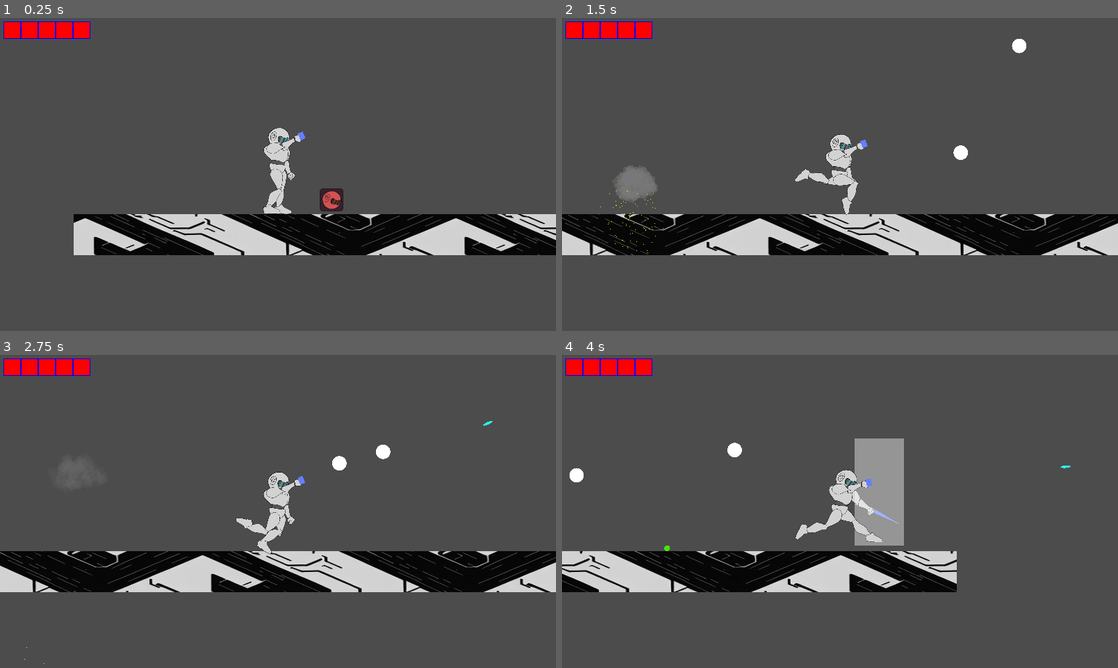
Above: before the commit, frames 1-4 (two rows, left to right).
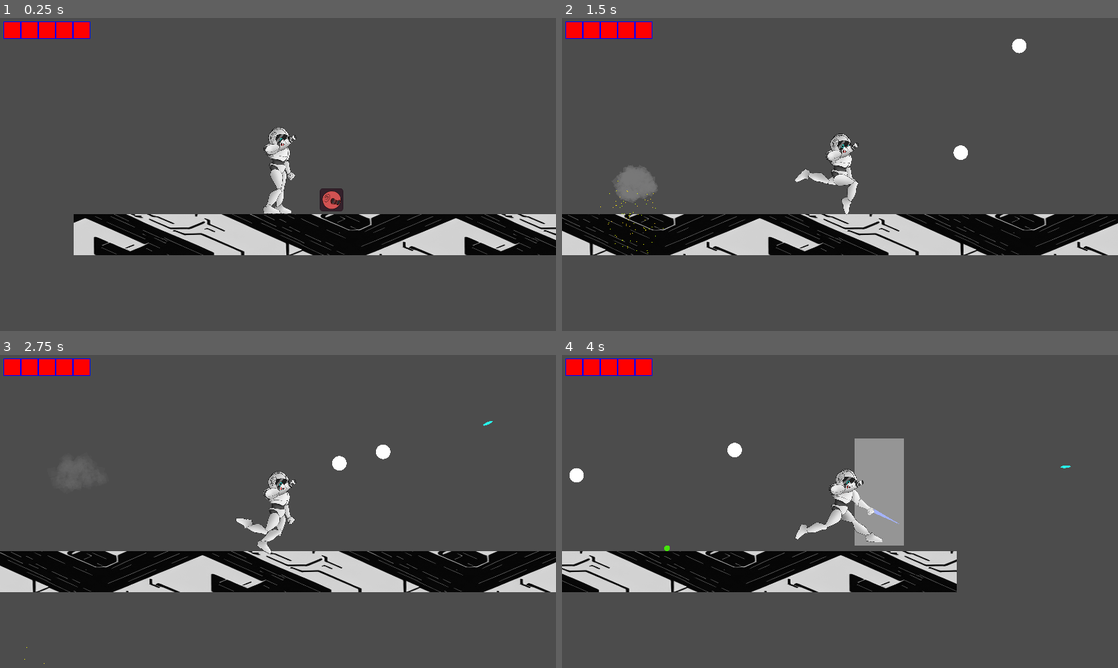
Above: after the commit, the same moments.

Repository: KurzweilTV/AssemblyJam
Game: Godot game, scene res://Test/TestRoom.tscn
Same seed, same stepped clock (60 frames per second), same inputs: the game is played once before the commit and once after it. The project has no main scene, so this scene is started directly.
Inputs (mouse positions are in pixels of both pictures, inside the frame that each line leads up to):
- Up to frame 1 (0.25 s): no input
- Up to frame 2 (1.5 s): tap Enter (ui_accept) at 0.5, 0.77 s; move the mouse to (962, 158) at 0.52 s; press the mouse at (962, 158) at 0.53 s; hold Right (ui_right) from 0.53 s (still down); move the mouse to (728, 190) at 1.27 s; release the mouse at (728, 190) at 1.28 s; click (728, 190) at 1.35 s
- Up to frame 3 (2.75 s): tap Enter (ui_accept) at 1.52 s; move the mouse to (333, 442) at 2.02 s; release Right (ui_right) at 2.03 s; press the mouse at (333, 442) at 2.03 s; hold Left (ui_left) from 2.03 s (still down)
- Up to frame 4 (4 s): move the mouse to (812, 574) at 2.77 s; release Left (ui_left) at 2.78 s; release the mouse at (812, 574) at 2.78 s; hold Right (ui_right) from 2.78 s (still down); click (812, 574) at 2.85 s; tap Enter (ui_accept) at 3.02, 3.77 s; move the mouse to (1006, 558) at 3.52 s; press the mouse at (1006, 558) at 3.53 s

The runs differ from the first frame. In frame 1, 0.5% of the frame differs, in the area x 47-55%, y 34-63%; in frame 2, 0.5%; in frame 3, 0.5%, in the area x 42-55%, y 37-64%; in frame 4, 0.5%.

Commit message:
Player Art Drop-in Swap

Diff:
--- a/Player/Player.tscn
+++ b/Player/Player.tscn
@@ -9,21 +9,21 @@
 [ext_resource path="res://Player/States/Idle.gd" type="Script" id=7]
 [ext_resource path="res://Player/States/Run.gd" type="Script" id=8]
 [ext_resource path="res://Player/States/Jump.gd" type="Script" id=9]
-[ext_resource path="res://Player/Art/CustomTorso.png" type="Texture" id=10]
-[ext_resource path="res://Player/Art/ROBO_0000s_0001_RIGHT-UPPER-ARM.png" type="Texture" id=11]
-[ext_resource path="res://Player/Art/ROBO_0000s_0013_LEFT-UPPER-ARM.png" type="Texture" id=12]
-[ext_resource path="res://Player/Art/ROBO_0000s_0011_LEFT-HAND.png" type="Texture" id=13]
-[ext_resource path="res://Player/Art/ROBO_0000s_0010_LEFT-THIGH-.png" type="Texture" id=14]
-[ext_resource path="res://Player/Art/ROBO_0000s_0008_LEFT-FOOT.png" type="Texture" id=15]
-[ext_resource path="res://Player/Art/ROBO_0000s_0005_RIGHT-THIGH.png" type="Texture" id=16]
-[ext_resource path="res://Player/Art/ROBO_0000s_0003_RIGHT-FOOT.png" type="Texture" id=17]
-[ext_resource path="res://Player/Art/ROBO_0000s_0006_HEAD.png" type="Texture" id=18]
-[ext_resource path="res://Player/Art/ROBO_0000s_0002_RIGHT-LOWER-ARM.png" type="Texture" id=19]
-[ext_resource path="res://Player/Art/CustomHip.png" type="Texture" id=20]
-[ext_resource path="res://Player/Art/ROBO_0000s_0004_RIGHT-LOWER-LEG.png" type="Texture" id=21]
-[ext_resource path="res://Player/Art/ROBO_0000s_0000_RIGHT-HAND.png" type="Texture" id=22]
-[ext_resource path="res://Player/Art/ROBO_0000s_0009_LEFT-LOWER-LEG-.png" type="Texture" id=23]
-[ext_resource path="res://Player/Art/ROBO_0000s_0012_LEFT-LOWER-ARM-.png" type="Texture" id=24]
+[ext_resource path="res://Player/Art/new/Untitled-2_0000s_0016_LEFT-LOWER-ARM-.png" type="Texture" id=10]
+[ext_resource path="res://Player/Art/new/Untitled-2_0000s_0000_RIGHT-HAND.png" type="Texture" id=11]
+[ext_resource path="res://Player/Art/new/Untitled-2_0000s_0004_RIGHT-UPPER-ARM.png" type="Texture" id=12]
+[ext_resource path="res://Player/Art/new/Untitled-2_0000s_0015_LEFT-HAND.png" type="Texture" id=13]
+[ext_resource path="res://Player/Art/new/Untitled-2_0000s_0014_LEFT-THIGH-.png" type="Texture" id=14]
+[ext_resource path="res://Player/Art/new/Untitled-2_0000s_0005_RIGHT-FOOT.png" type="Texture" id=15]
+[ext_resource path="res://Player/Art/new/Untitled-2_0000s_0013_LEFT-LOWER-LEG-.png" type="Texture" id=16]
+[ext_resource path="res://Player/Art/new/Untitled-2_0000s_0010_HIP.png" type="Texture" id=17]
+[ext_resource path="res://Player/Art/new/Untitled-2_0000s_0001_ARM-BLASTER.png" type="Texture" id=18]
+[ext_resource path="res://Player/Art/new/Untitled-2_0000s_0009_HEAD---EYES-OPEN.png" type="Texture" id=19]
+[ext_resource path="res://Player/Art/new/Untitled-2_0000s_0011_TORSO.png" type="Texture" id=20]
+[ext_resource path="res://Player/Art/new/Untitled-2_0000s_0017_LEFT-UPPER-ARM.png" type="Texture" id=21]
+[ext_resource path="res://Player/Art/new/Untitled-2_0000s_0012_LEFT-FOOT.png" type="Texture" id=22]
+[ext_resource path="res://Player/Art/new/Untitled-2_0000s_0006_RIGHT-LOWER-LEG.png" type="Texture" id=23]
+[ext_resource path="res://Player/Art/new/Untitled-2_0000s_0007_RIGHT-THIGH.png" type="Texture" id=24]
 [ext_resource path="res://UI/UI.tscn" type="PackedScene" id=25]
 [ext_resource path="res://Player/HurtBox.gd" type="Script" id=26]
 [ext_resource path="res://Player/States/Die.gd" type="Script" id=27]
@@ -2077,7 +2077,7 @@
 nodes/output/position = Vector2( 1060, 240 )
 nodes/walking/node = SubResource( 18 )
 nodes/walking/position = Vector2( 60, 580 )
-node_connections = [ "onGround", 0, "airState", "onGround", 1, "groundState", "groundState", 0, "idle", "groundState", 1, "walking", "airState", 0, "Animation", "airState", 1, "Animation 2", "output", 0, "onGround" ]
+node_connections = [ "output", 0, "onGround", "airState", 0, "Animation", "airState", 1, "Animation 2", "groundState", 0, "idle", "groundState", 1, "walking", "onGround", 0, "airState", "onGround", 1, "groundState" ]
 
 [node name="Player" type="KinematicBody2D" groups=["Player"]]
 collision_layer = 2
@@ -2099,7 +2099,7 @@
 rotation = -0.349818
 scale = Vector2( 0.5, 0.5 )
 z_index = 2
-texture = ExtResource( 20 )
+texture = ExtResource( 17 )
 __meta__ = {
 "_edit_ik_": true,
 "_edit_lock_": true
@@ -2124,7 +2124,7 @@
 position = Vector2( -2, -16 )
 rotation = 0.156059
 z_index = -1
-texture = ExtResource( 10 )
+texture = ExtResource( 20 )
 offset = Vector2( -6.08994, -54.3337 )
 __meta__ = {
 "_edit_bone_": true,
@@ -2134,7 +2134,7 @@
 [node name="head" type="Sprite" parent="IKPlayer/hip/torso"]
 position = Vector2( 10, -102 )
 rotation = -0.0587904
-texture = ExtResource( 18 )
+texture = ExtResource( 19 )
 offset = Vector2( 4, -50 )
 __meta__ = {
 "_edit_bone_": true
@@ -2149,7 +2149,7 @@
 position = Vector2( -42, -88 )
 rotation = -2.44799
 z_index = 4
-texture = ExtResource( 11 )
+texture = ExtResource( 12 )
 offset = Vector2( -18.0899, 27.6663 )
 __meta__ = {
 "_edit_bone_": true,
@@ -2159,17 +2159,18 @@
 [node name="arm_r_lower" type="Sprite" parent="IKPlayer/hip/torso/arm_r"]
 position = Vector2( -28.1947, 55.9022 )
 rotation = 1.17555
-z_index = -1
-texture = ExtResource( 19 )
+z_index = 1
+texture = ExtResource( 18 )
 offset = Vector2( 24.2, 34.1008 )
 __meta__ = {
 "_edit_bone_": true
 }
 
 [node name="hand_r" type="Sprite" parent="IKPlayer/hip/torso/arm_r/arm_r_lower"]
+visible = false
 position = Vector2( 65.7846, 69.9456 )
 rotation = 0.352238
-texture = ExtResource( 22 )
+texture = ExtResource( 11 )
 offset = Vector2( 10.3489, 9.56417 )
 __meta__ = {
 "_edit_bone_": true
@@ -2189,7 +2190,7 @@
 position = Vector2( 46, -96 )
 rotation = -0.0449557
 z_index = -1
-texture = ExtResource( 12 )
+texture = ExtResource( 21 )
 offset = Vector2( -4, 42 )
 __meta__ = {
 "_edit_bone_": true,
@@ -2200,7 +2201,7 @@
 position = Vector2( 6, 66 )
 rotation = 0.0793767
 z_index = -1
-texture = ExtResource( 24 )
+texture = ExtResource( 10 )
 offset = Vector2( -4, 34 )
 __meta__ = {
 "_edit_bone_": true
@@ -2244,7 +2245,7 @@
 [node name="leg_l_lower" type="Sprite" parent="IKPlayer/hip/leg_l"]
 position = Vector2( 2.56075, 85.5046 )
 rotation = 0.762081
-texture = ExtResource( 23 )
+texture = ExtResource( 16 )
 offset = Vector2( -13.832, 50.8642 )
 __meta__ = {
 "_edit_bone_": true
@@ -2253,7 +2254,7 @@
 [node name="foot_l" type="Sprite" parent="IKPlayer/hip/leg_l/leg_l_lower"]
 position = Vector2( -20.7993, 107.73 )
 rotation = -0.193711
-texture = ExtResource( 15 )
+texture = ExtResource( 22 )
 offset = Vector2( 23.9381, 10.9851 )
 __meta__ = {
 "_edit_bone_": true
@@ -2270,7 +2271,7 @@
 position = Vector2( -15.0577, 22.5354 )
 rotation = -0.620279
 z_index = 1
-texture = ExtResource( 16 )
+texture = ExtResource( 24 )
 offset = Vector2( -12, 40 )
 __meta__ = {
 "_edit_bone_": true,
@@ -2280,7 +2281,7 @@
 [node name="leg_r_lower" type="Sprite" parent="IKPlayer/hip/leg_r"]
 position = Vector2( -38.9046, 93.6332 )
 rotation = 0.854513
-texture = ExtResource( 21 )
+texture = ExtResource( 23 )
 offset = Vector2( -17.9051, 48.7373 )
 __meta__ = {
 "_edit_bone_": true
@@ -2289,7 +2290,7 @@
 [node name="foot_r" type="Sprite" parent="IKPlayer/hip/leg_r/leg_r_lower"]
 position = Vector2( -35.0137, 99.9008 )
 rotation = -0.252366
-texture = ExtResource( 17 )
+texture = ExtResource( 15 )
 offset = Vector2( 17.2395, 15.3194 )
 __meta__ = {
 "_edit_bone_": true
Binary file added: Player/Art/new/Untitled-2_0000s_0000_RIGHT-HAND.png
Not shown, added: Player/Art/new/Untitled-2_0000s_0000_RIGHT-HAND.png.import
Binary file added: Player/Art/new/Untitled-2_0000s_0001_ARM-BLASTER.png
Not shown, added: Player/Art/new/Untitled-2_0000s_0001_ARM-BLASTER.png.import
Binary file added: Player/Art/new/Untitled-2_0000s_0002_RIGHT-LOWER-ARM.png
Not shown, added: Player/Art/new/Untitled-2_0000s_0002_RIGHT-LOWER-ARM.png.import
Binary file added: Player/Art/new/Untitled-2_0000s_0003_SECOND-RIGHT-UPPER-ARM.png
Not shown, added: Player/Art/new/Untitled-2_0000s_0003_SECOND-RIGHT-UPPER-ARM.png.import
Binary file added: Player/Art/new/Untitled-2_0000s_0004_RIGHT-UPPER-ARM.png
Not shown, added: Player/Art/new/Untitled-2_0000s_0004_RIGHT-UPPER-ARM.png.import
Binary file added: Player/Art/new/Untitled-2_0000s_0005_RIGHT-FOOT.png
Not shown, added: Player/Art/new/Untitled-2_0000s_0005_RIGHT-FOOT.png.import
(and 24 more such lines)
